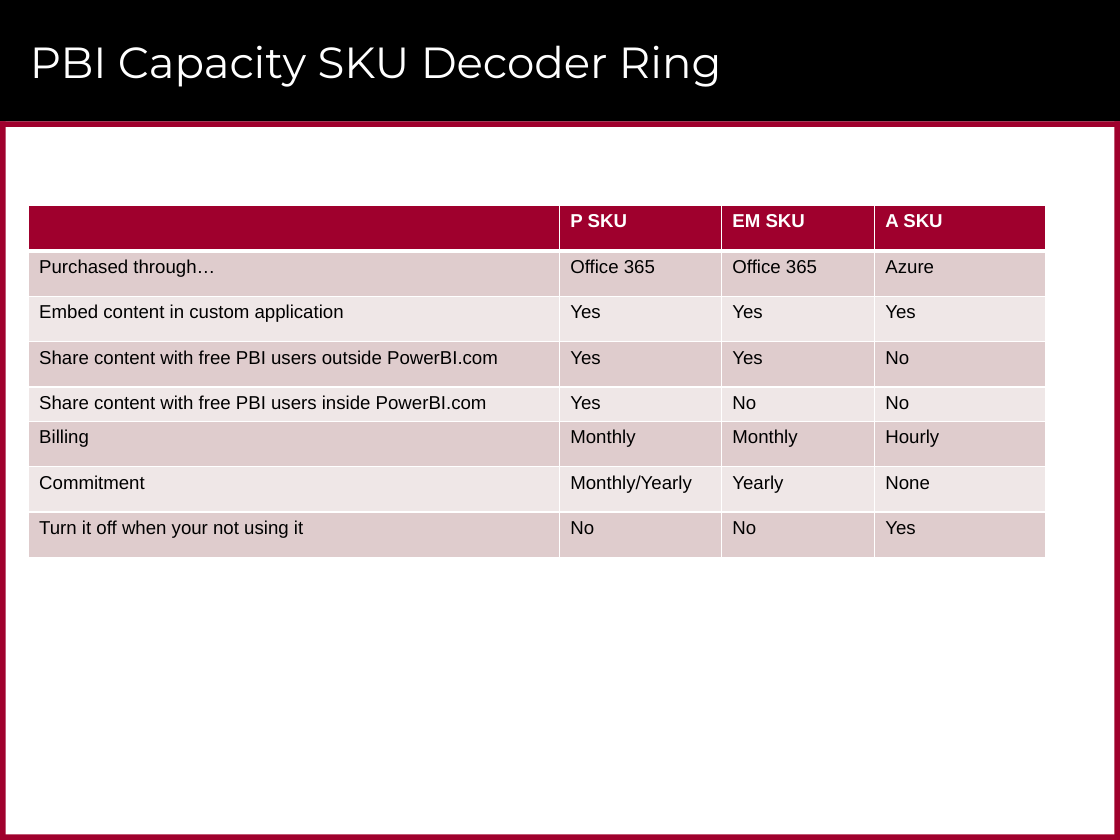
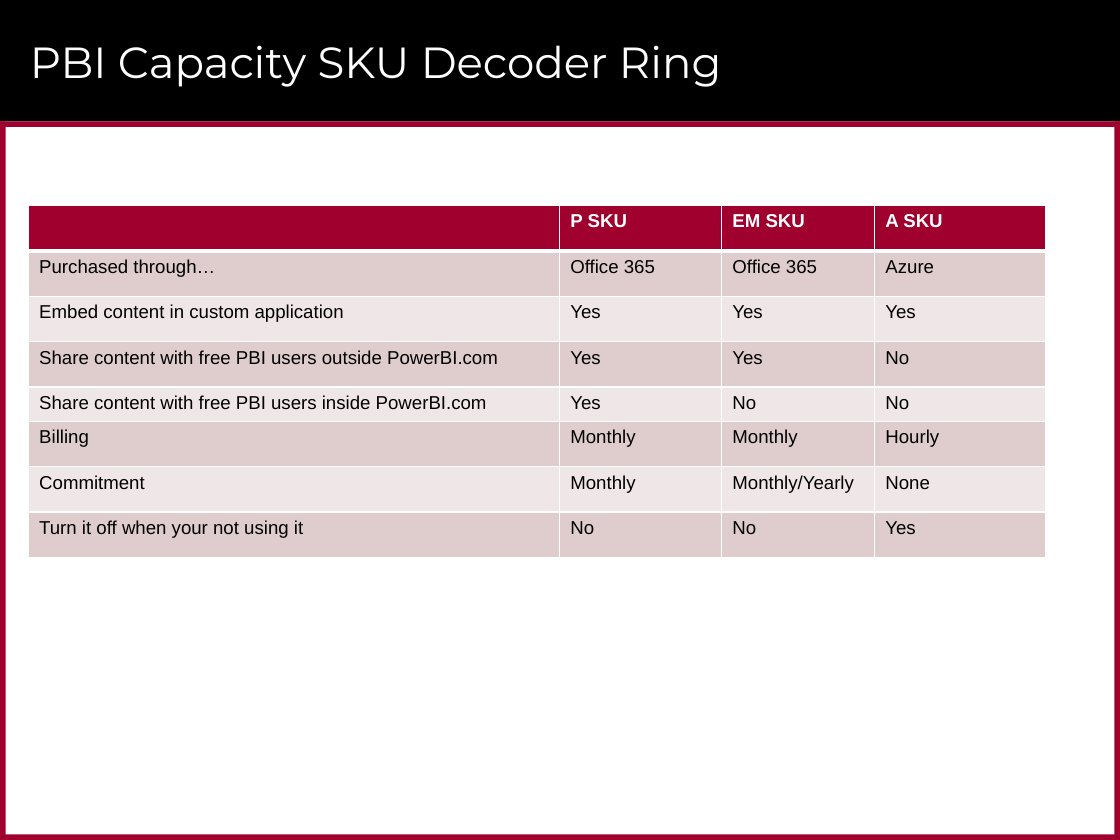
Before and after one commit to CriticalPathTraining/PowerBiEmbedded, a slide deck: slide 23 of Power BI Embedded - April 2018 - Summit in Dublin .pptx. Drawn at 1120x840 pixels with LibreOffice and Linux fonts; fonts in the diff are those of the drawing. Boxes give left, top, right and bottom in pixels: in the first picture for what was removed or moved away, otherwise in the second. Text is boxed around its words. In the diff, an @@ line names an element or a change of style, - is before the commit and + after.

Commit message:
Update

```diff
--- a/Power BI Embedded - April 2018 - Summit in Dublin .pptx
+++ b/Power BI Embedded - April 2018 - Summit in Dublin .pptx
@@ table at <box>28,205,1046,557</box> @@
-row 7, column 2: Monthly/Yearly
+row 7, column 2: Monthly
-row 7, column 3: Yearly
+row 7, column 3: Monthly/Yearly
```
Also in this commit, not shown: 1 other slide changed, 1 slide added.
